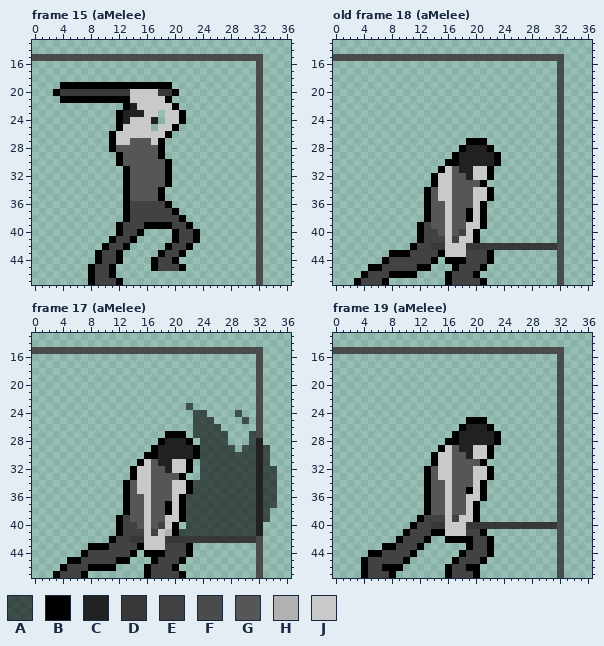
A pixel-art file gets an edit: RawResource/projectRoom/male.aseprite. Above: the version before the commit.
48x48 pixels, 31 frames. Colours within 5 levels of each other are drawn and written as one. Shown: frame 15 (aMelee): x 0..36, y 13..47; old frame 18 (aMelee): x 0..36, y 13..47; frame 17 (aMelee): x 0..36, y 13..47; frame 19 (aMelee): x 0..36, y 13..47. The commit also changed other frames, which this record leaves out.
Palette (. is transparent): A #00000096  B #000000  C #212121  D #383838  E #424242  F #4b4b4b  G #565656  H #b1b1b1  J #c9c9c9
The same view after the edit:
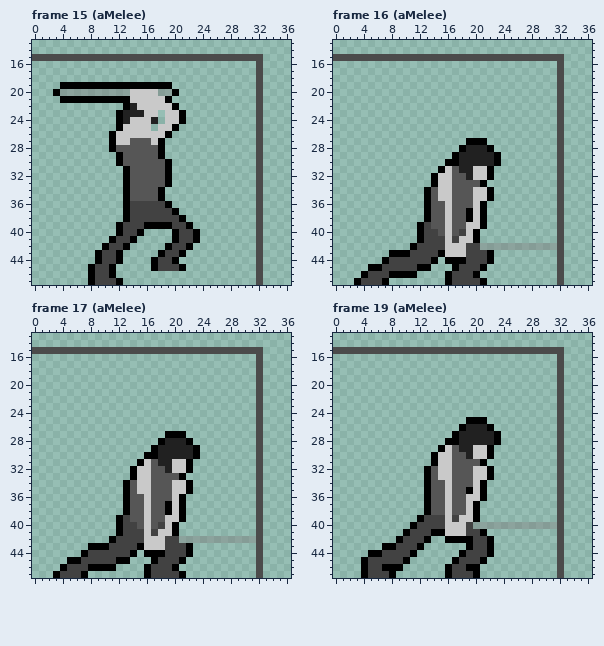
A new or re-ordered frame is compared with the old frame closest to it.
Diff:
layer "sketch" now shown
layer "prop" now hidden
layer "effect" now hidden
frames re-ordered
@@ palette @@
-D #383838
+D #7d7d7d6b
--- frame 16 (aMelee) against old frame 18 (aMelee)
@@ x 12..22 @@
 41 BEEEJEJJB..
-42 EEDDJJJDDDD
+42 EEEEJJJEEDD
 43 EEEBJJJEEEB
--- frame 17 (aMelee)
@@ x 12..36 @@
 22 ....................F....
-23 ..........A.........F....
-24 ...........AA....A..F....
-25 ...........AAA....A.F....
-26 ...........AAAA.....F....
-27 .......BBB.AAAAA...AF....
-28 ......BCCCB.AAAA...AC....
-29 .....BCCCCCBAAAAA.AACA...
-30 ....BBCCCCCBAAAAAAAACA...
-31 ...BJGCCJJB.AAAAAAAACA...
-32 ..BJJGGCJJB.AAAAAAAACAA..
-33 ..BJJGGGGB..AAAAAAAACAA..
-34 .BGJJGGGJJBAAAAAAAAACAA..
-35 .BGJJGGGJJBAAAAAAAAACAA..
-36 .BGGJGGGJBAAAAAAAAAACAA..
-37 .BGGJGGBJBAAAAAAAAAACAA..
-38 .BGGJGGBJBAAAAAAAAAACA...
-39 BEGGJGGJJBAAAAAAAAAACA...
-40 BEEGJGEJB.AAAAAAAAAAC....
-41 BEEEJEJHBAAAAAAAAAAAC....
-42 EEDDJJJDDDDDDDDDDDDDF....
+23 ....................F....
+24 ....................F....
+25 ....................F....
+26 ....................F....
+27 .......BBB..........F....
+28 ......BCCCB.........F....
+29 .....BCCCCCB........F....
+30 ....BBCCCCCB........F....
+31 ...BJGCCJJB.........F....
+32 ..BJJGGCJJB.........F....
+33 ..BJJGGGGB..........F....
+34 .BGJJGGGJJB.........F....
+35 .BGJJGGGJJB.........F....
+36 .BGGJGGGJB..........F....
+37 .BGGJGGBJB..........F....
+38 .BGGJGGBJB..........F....
+39 BEGGJGGJJB..........F....
+40 BEEGJGEJB...........F....
+41 BEEEJEJJB...........F....
+42 EEEEJJJEEDDDDDDDDDDDF....
 43 EEEBJJJEEEB.........F....
--- frame 19 (aMelee)
@@ x 12..21 @@
 39 BEEEJEJJB.
-40 EEDDJJJDDD
+40 EEEEJJJEDD
 41 EEBBJJJEEB
Boxes around the changes in both pictures, in picture pixels (x1, y1, x2, y2):
changed: (60, 89, 130, 96)
changed: (158, 89, 172, 96)
changed: (431, 243, 557, 250)
changed: (130, 403, 277, 543)
changed: (431, 522, 557, 529)
